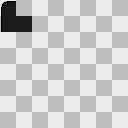
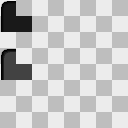
Revision of a layered 128 x 128 image; what changed, layer by layer:
removed layer "side" over [2, 16, 4, 32]
added layer "panelFocus" above "panelNormal" over [1, 49, 32, 80]
renamed "corner" to "panelNormal", painted on it over [2, 2, 16, 32]
